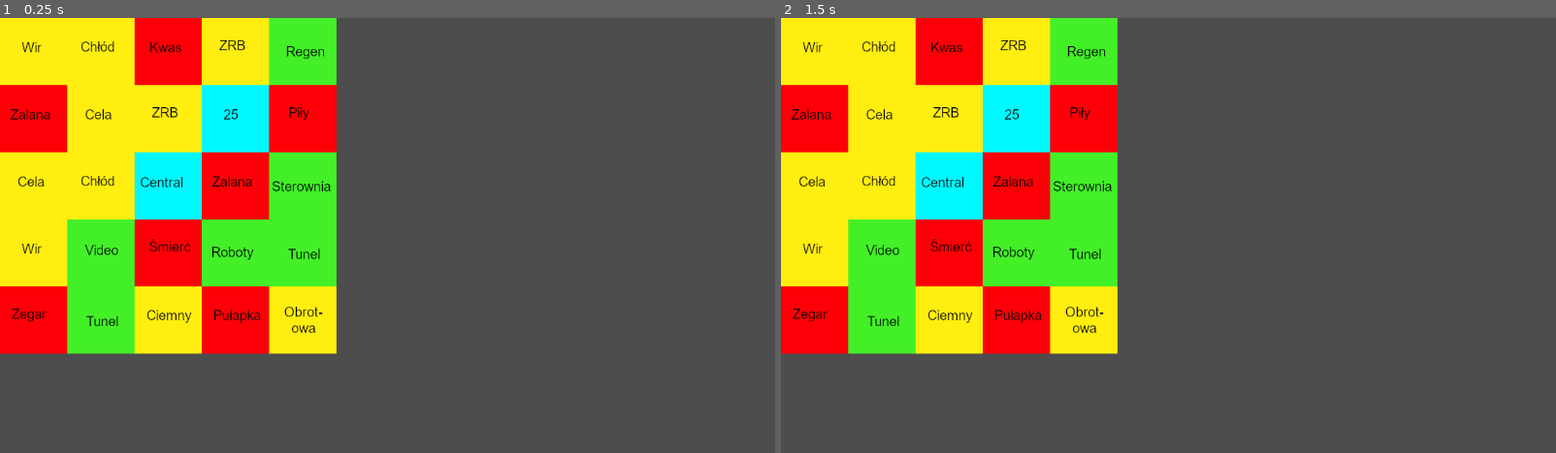
Above: before the commit, frames 1-2 (left to right).
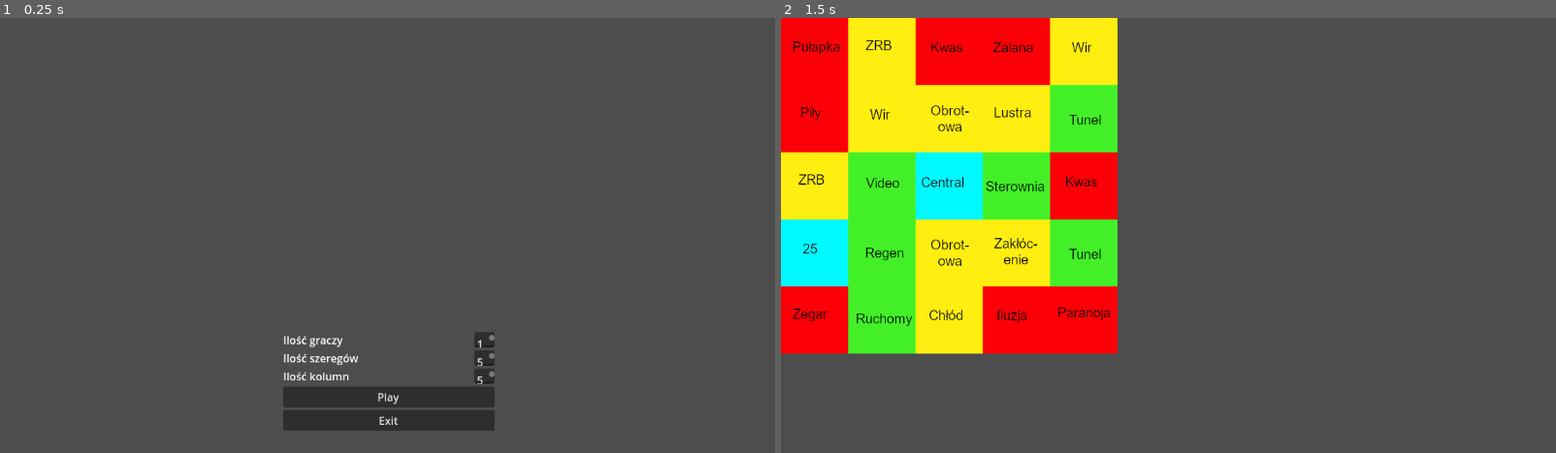
Above: after the commit, the same moments.

Repository: super12pl/strona25
Game: Godot game, scene res://Menu.tscn
The game is run twice, just before and just after one commit, with the same random seed, the same clock (stepped at 60 frames per second) and the same inputs. Before the commit the project starts from res://gameBoard.tscn.
Inputs (mouse positions are in pixels of both pictures, inside the frame that each line leads up to):
- Up to frame 1 (0.25 s): no input
- Up to frame 2 (1.5 s): click (1168, 396) at 0.5 s, where only the run after the commit has a clickable "Play"; tap Enter at 1.25 s

The runs differ from the first frame. In frame 1, 37% of the frame differs, in the area x 0-64%, y 0-95%; in frame 2, 17%.

Commit message:
menu, globalne zmienne, generowanie p25 i pustych pokoi

Diff:
--- /dev/null
+++ b/Menu.gd
@@ -0,0 +1,14 @@
+extends Control
+
+@onready var gracze = $MarginContainer/VBoxContainer/HBoxContainer/gracze
+@onready var szeregi = $MarginContainer/VBoxContainer/HBoxContainer2/szeregi
+@onready var kolumny = $MarginContainer/VBoxContainer/HBoxContainer3/kolumny
+
+func _on_play_pressed():
+	global.players = int(gracze.get_line(0))
+	global.szeregi = int(szeregi.get_line(0))
+	global.kolumny = int(kolumny.get_line(0))
+	get_tree().change_scene_to_file("res://gameBoard.tscn")
+
+func _on_exit_pressed():
+	get_tree().quit()
--- /dev/null
+++ b/Menu.tscn
@@ -0,0 +1,71 @@
+[gd_scene load_steps=2 format=3 uid="uid://cc4kirogjlffu"]
+
+[ext_resource type="Script" path="res://Menu.gd" id="1_35cun"]
+
+[node name="Menu" type="Control"]
+layout_mode = 3
+anchors_preset = 15
+anchor_right = 1.0
+anchor_bottom = 1.0
+grow_horizontal = 2
+grow_vertical = 2
+script = ExtResource("1_35cun")
+
+[node name="MarginContainer" type="MarginContainer" parent="."]
+offset_left = 421.0
+offset_top = 468.0
+offset_right = 729.0
+offset_bottom = 538.0
+
+[node name="VBoxContainer" type="VBoxContainer" parent="MarginContainer"]
+layout_mode = 2
+
+[node name="HBoxContainer" type="HBoxContainer" parent="MarginContainer/VBoxContainer"]
+layout_mode = 2
+
+[node name="Label" type="Label" parent="MarginContainer/VBoxContainer/HBoxContainer"]
+custom_minimum_size = Vector2(280, 0)
+layout_mode = 2
+text = "Ilość graczy"
+
+[node name="gracze" type="TextEdit" parent="MarginContainer/VBoxContainer/HBoxContainer"]
+custom_minimum_size = Vector2(30, 0)
+layout_mode = 2
+text = "1"
+
+[node name="HBoxContainer2" type="HBoxContainer" parent="MarginContainer/VBoxContainer"]
+layout_mode = 2
+
+[node name="Label" type="Label" parent="MarginContainer/VBoxContainer/HBoxContainer2"]
+custom_minimum_size = Vector2(280, 0)
+layout_mode = 2
+text = "Ilość szeregów"
+
+[node name="szeregi" type="TextEdit" parent="MarginContainer/VBoxContainer/HBoxContainer2"]
+custom_minimum_size = Vector2(30, 0)
+layout_mode = 2
+text = "5"
+
+[node name="HBoxContainer3" type="HBoxContainer" parent="MarginContainer/VBoxContainer"]
+layout_mode = 2
+
+[node name="Label" type="Label" parent="MarginContainer/VBoxContainer/HBoxContainer3"]
+custom_minimum_size = Vector2(280, 0)
+layout_mode = 2
+text = "Ilość kolumn"
+
+[node name="kolumny" type="TextEdit" parent="MarginContainer/VBoxContainer/HBoxContainer3"]
+custom_minimum_size = Vector2(30, 0)
+layout_mode = 2
+text = "5"
+
+[node name="Play" type="Button" parent="MarginContainer/VBoxContainer"]
+layout_mode = 2
+text = "Play"
+
+[node name="Exit" type="Button" parent="MarginContainer/VBoxContainer"]
+layout_mode = 2
+text = "Exit"
+
+[connection signal="pressed" from="MarginContainer/VBoxContainer/Play" to="." method="_on_play_pressed"]
+[connection signal="pressed" from="MarginContainer/VBoxContainer/Exit" to="." method="_on_exit_pressed"]
--- a/gameBoard.gd
+++ b/gameBoard.gd
@@ -3,18 +3,22 @@
 var zielonepokojeindex = ["sala wideo","ruchomy pokój","pokój z tunelem","komora robotów","komora regeneracji","pusty pokój","sterownia"]
 var żółtepokojeindex = ["pokój z wirem","cela","ciemny pokój","komora chłodu","komora obrotowa","komora zakłócania","pokój ZRB","pokój luster"]
 var czerwonepokojeindex = ["wanna z kwasem","zalana komora","pokój pułapka","pokój iluzji","komora śmierci", "pokój paranoi","pokój zegarowy","komora pił"]
-
+var rng = RandomNumberGenerator.new()
 ##Zależne od użytkownika
 var zielonepokoje = ["sala wideo","ruchomy pokój","sterownia","pokój z tunelem","pokój z tunelem","pokój z tunelem","komora robotów","komora robotów","komora regeneracji","komora regeneracji"]
 var żółtepokoje = ["pokój z wirem","pokój z wirem","cela","cela","ciemny pokój","ciemny pokój","komora chłodu","komora chłodu","komora obrotowa","komora obrotowa","komora zakłócania","pokój ZRB","pokój ZRB","pokój luster"]
 var czerwonepokoje = ["wanna z kwasem","wanna z kwasem","zalana komora","zalana komora","pokój pułapka","pokój pułapka","pokój iluzji","komora śmierci","komora śmierci", "pokój paranoi","pokój zegarowy","komora pił","komora pił"]
 
-## Called when the node enters the scene tree for the first time.
+## Called when the node enters the scene tree for the first time.🤓🤓🤓
+
 func _ready():
-	var kolumny = 5
-	var szeregi = 5
+	var kolumny = global.kolumny
+	var szeregi = global.szeregi
 	var pokoje = zielonepokoje + czerwonepokoje + żółtepokoje
-	pokoje.append("pokój 25")
+	##dodawanie pustych pokoi gdy normalnych jest za mało
+	if pokoje.size() < kolumny*szeregi:
+		for i in kolumny*szeregi - pokoje.size():
+			pokoje.append("pusty pokój")
 	randomize()
 	pokoje.shuffle()
 	for kolumna in kolumny:
@@ -23,16 +27,18 @@
 			if kolumna == int(ceil(kolumny/2)) and szereg == int(ceil(szeregi/2)):
 				tile = "pokój centralny"
 				set_cell(0,Vector2i(kolumna,szereg),0,Vector2i(0,3))
-			elif pokoje.size() > 0:
+			else:
 				tile = pokoje.pop_front()
-				if tile=="pokój 25":
-					set_cell(0,Vector2i(kolumna,szereg),0,Vector2i(1,3))
-				elif zielonepokojeindex.has(tile):
+				if zielonepokojeindex.has(tile):
 					set_cell(0,Vector2i(kolumna,szereg),0,Vector2i(zielonepokojeindex.find(tile,0),0))
 				elif żółtepokojeindex.has(tile):
 					set_cell(0,Vector2i(kolumna,szereg),0,Vector2i(żółtepokojeindex.find(tile,0),1))
 				elif czerwonepokojeindex.has(tile):
 					set_cell(0,Vector2i(kolumna,szereg),0,Vector2i(czerwonepokojeindex.find(tile,0),2))
-			else:
-				tile = "pusty pokój"
-				set_cell(0,Vector2i(kolumna,szereg),0,Vector2i(zielonepokojeindex.find(tile,0),0))
+	##generacja pokoju 25 osobno
+	while true:
+		var kolumna = ceil(rng.randf_range(-1,kolumny-1))
+		var szereg = ceil(rng.randf_range(-1,szeregi-1))
+		if kolumna == 0 or kolumna == kolumny-1 or szereg == 0 or szereg == szeregi-1:
+			set_cell(0,Vector2i(kolumna,szereg),0,Vector2i(1,3))
+			break
--- /dev/null
+++ b/global.gd
@@ -0,0 +1,5 @@
+extends Node
+
+var players := 0
+var szeregi := 5
+var kolumny := 5
--- a/project.godot
+++ b/project.godot
@@ -11,9 +11,13 @@
 [application]
 
 config/name="strona25"
-run/main_scene="res://gameBoard.tscn"
+run/main_scene="res://Menu.tscn"
 config/features=PackedStringArray("4.2", "GL Compatibility")
 config/icon="res://icon.svg"
+
+[autoload]
+
+global="*res://global.gd"
 
 [rendering]
 
Not shown: 1 places in gameBoard.tscn that only renumber resources
Not shown, added: icon.svg.import
Not shown, added: strona25tileset.png.import
